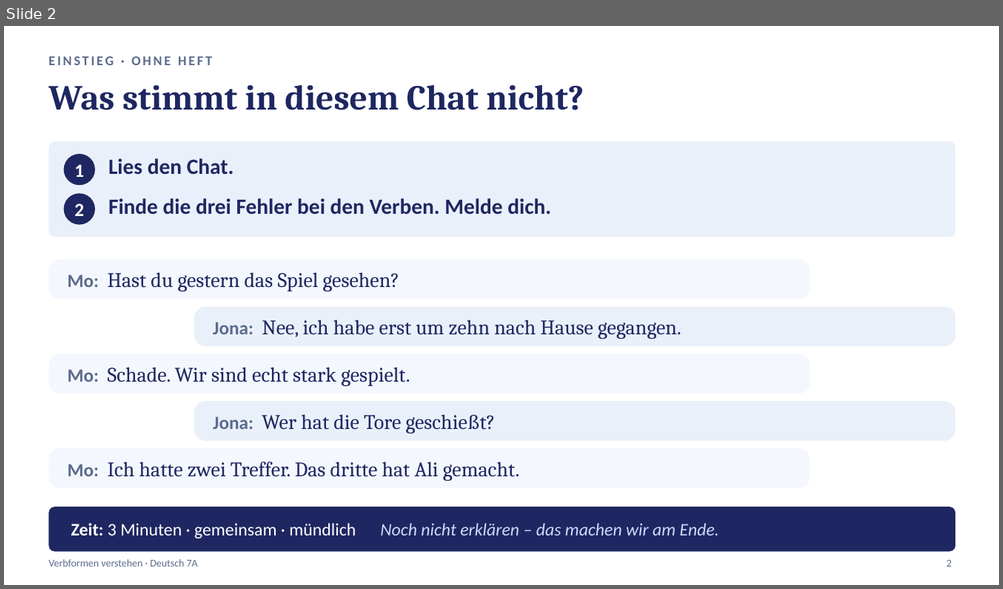
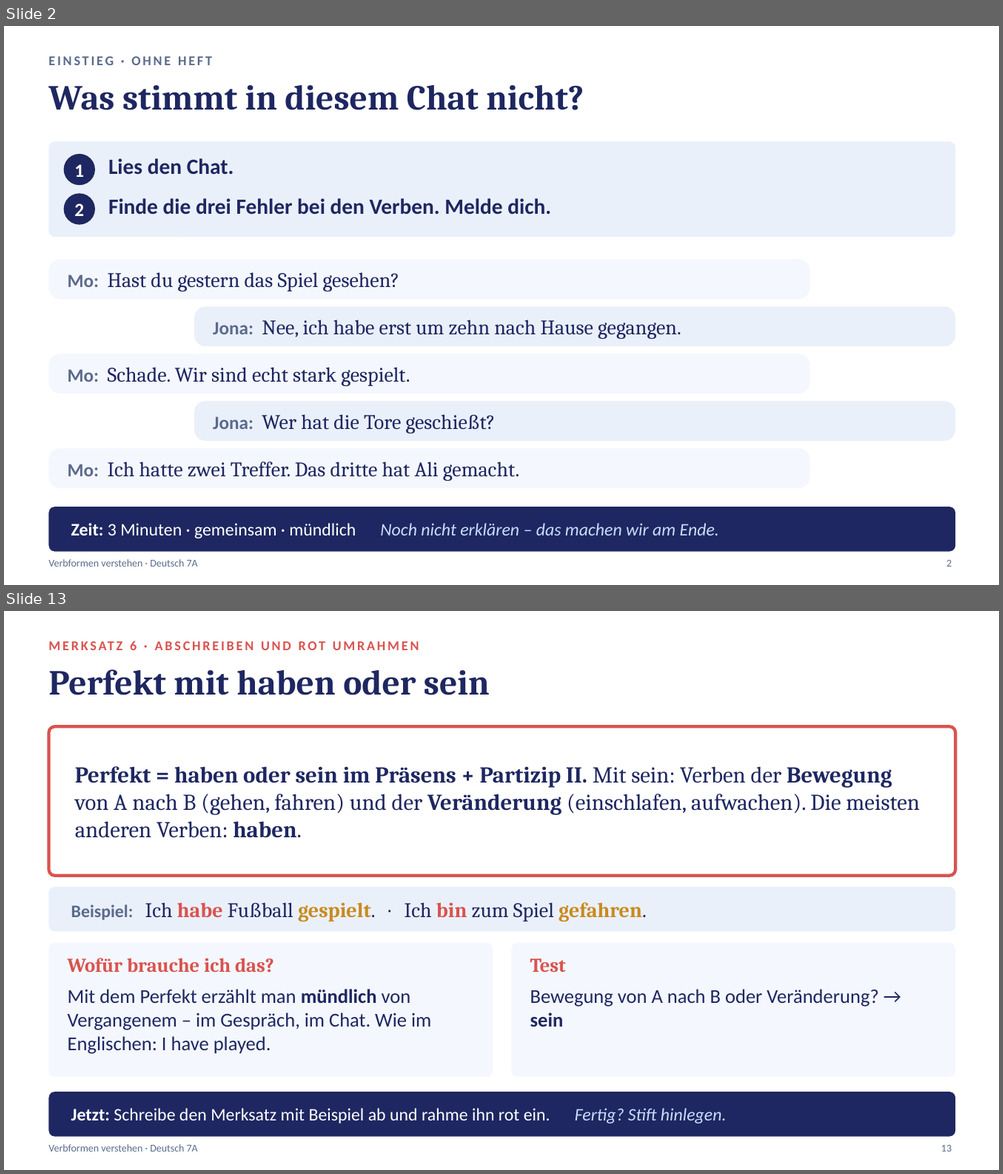
Before and after one commit to golzkonstantin-gif/Schule, a slide deck: Deutsch_7A/Verbformen_verstehen/Aufgaben_Verbformen_verstehen.pptx. Shown one above the other, each under a label of ours: slide 2 before the commit, slides 2 and 13 after it; the slides between them are not shown. The pictures are 1003x589 and 1003x1174 pixels, drawn with LibreOffice and Linux fonts; fonts in the diff are those of the drawing. Boxes give left, top, right and bottom in pixels: in the first picture for what was removed or moved away, otherwise in the second. Text is boxed around its words. In the diff, an @@ line names an element or a change of style, - is before the commit and + after.

```diff
--- a/Deutsch_7A/Verbformen_verstehen/Aufgaben_Verbformen_verstehen.pptx
+++ b/Deutsch_7A/Verbformen_verstehen/Aufgaben_Verbformen_verstehen.pptx
@@ slide 13 added at bbox=[4, 611, 999, 1170], background #FFFFFF @@
@@ text added at bbox=[130, 641, 136, 650], 13 pt, text #D9534F, bold @@
+MERKSATZ 6 · ABSCHREIBEN UND ROT UMRAHMEN
@@ text added at bbox=[48, 669, 489, 695], 34 pt, text #1E2761, bold @@
+Perfekt mit haben oder sein
@@ rounded rectangle added at bbox=[48, 726, 956, 876], fill #FFFFFF, outline #D9534F 3 pt @@
@@ text added at bbox=[75, 766, 919, 838], 22 pt, text #1E2761 @@
+Perfekt = haben oder sein im Präsens + Partizip II. Mit sein: Verben der Bewegung von A nach B (gehen, fahren) und der Veränderung (einschlafen, aufwachen). Die meisten anderen Verben: haben.
@@ rounded rectangle added at bbox=[48, 887, 956, 932], fill #EAF0FA @@
@@ text added at bbox=[71, 903, 646, 922], 20 pt, text #1E2761, bold @@
+Beispiel: Ich habe Fußball gespielt. · Ich bin zum Spiel gefahren.
@@ rounded rectangle added at bbox=[48, 943, 492, 1077], fill #F4F7FD @@
@@ rounded rectangle added at bbox=[512, 943, 956, 1077], fill #F4F7FD @@
@@ text added at bbox=[68, 958, 274, 973], 19 pt, text #D9534F, bold @@
+Wofür brauche ich das?
@@ text added at bbox=[530, 959, 566, 972], 19 pt, text #D9534F, bold @@
+Test
@@ text added at bbox=[68, 989, 431, 1054], 19 pt, text #1E2761 @@
+Mit dem Perfekt erzählt man mündlich von Vergangenem – im Gespräch, im Chat. Wie im Englischen: I have played.
@@ text added at bbox=[530, 989, 878, 1027], 19 pt, text #1E2761 @@
+Bewegung von A nach B oder Veränderung? → sein
@@ rounded rectangle added at bbox=[48, 1092, 956, 1137], fill #1E2761 @@
@@ text added at bbox=[71, 1108, 726, 1124], 17 pt, text #FFFFFF @@
+Jetzt: Schreibe den Merksatz mit Beispiel ab und rahme ihn rot ein. Fertig? Stift hinlegen.
@@ text added at bbox=[48, 1145, 198, 1152], 10 pt, text #5B6B8C @@
+Verbformen verstehen · Deutsch 7A
@@ text added at bbox=[941, 1145, 951, 1152], 10 pt, text #5B6B8C @@
+13
```
Also in this commit, not shown: 10 slides changed, 6 other slides added, 7 other files.
